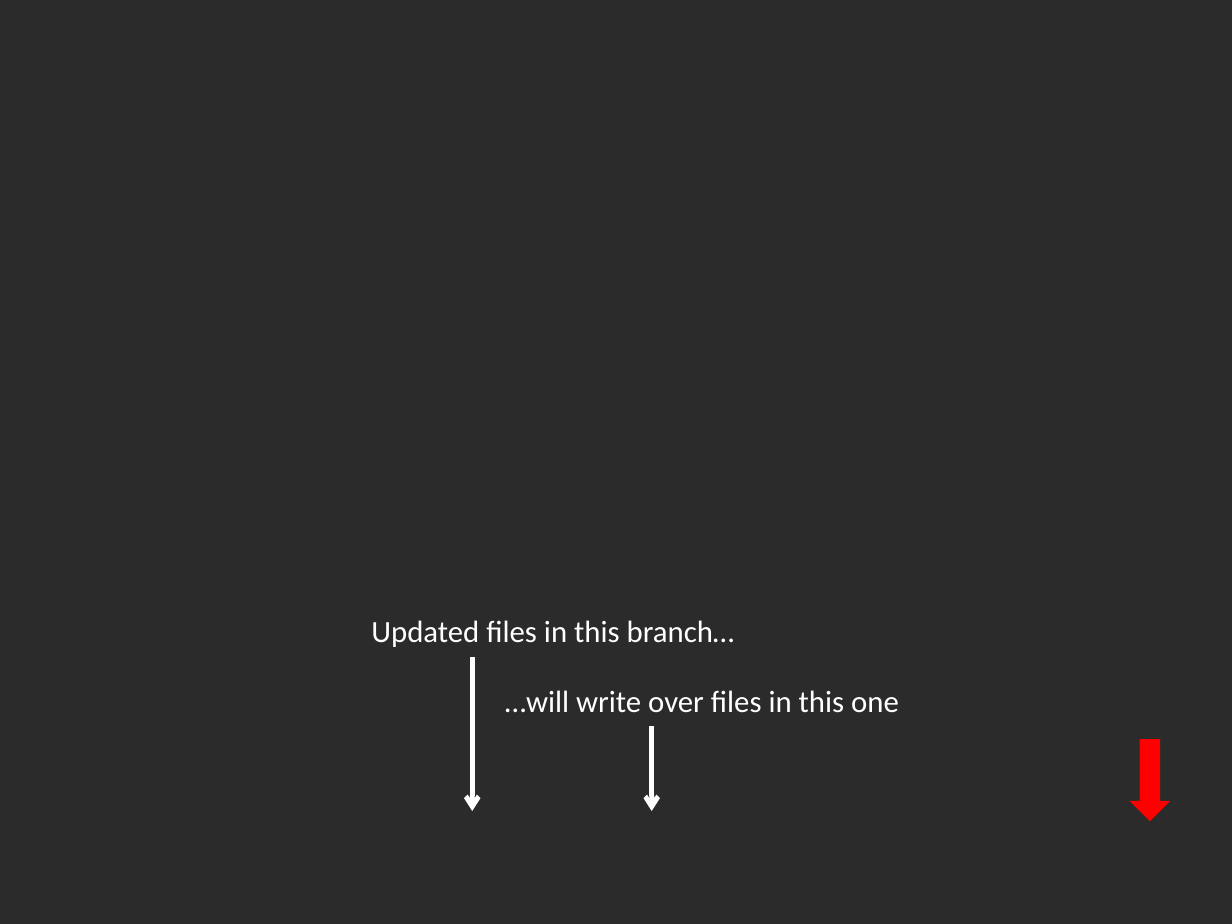
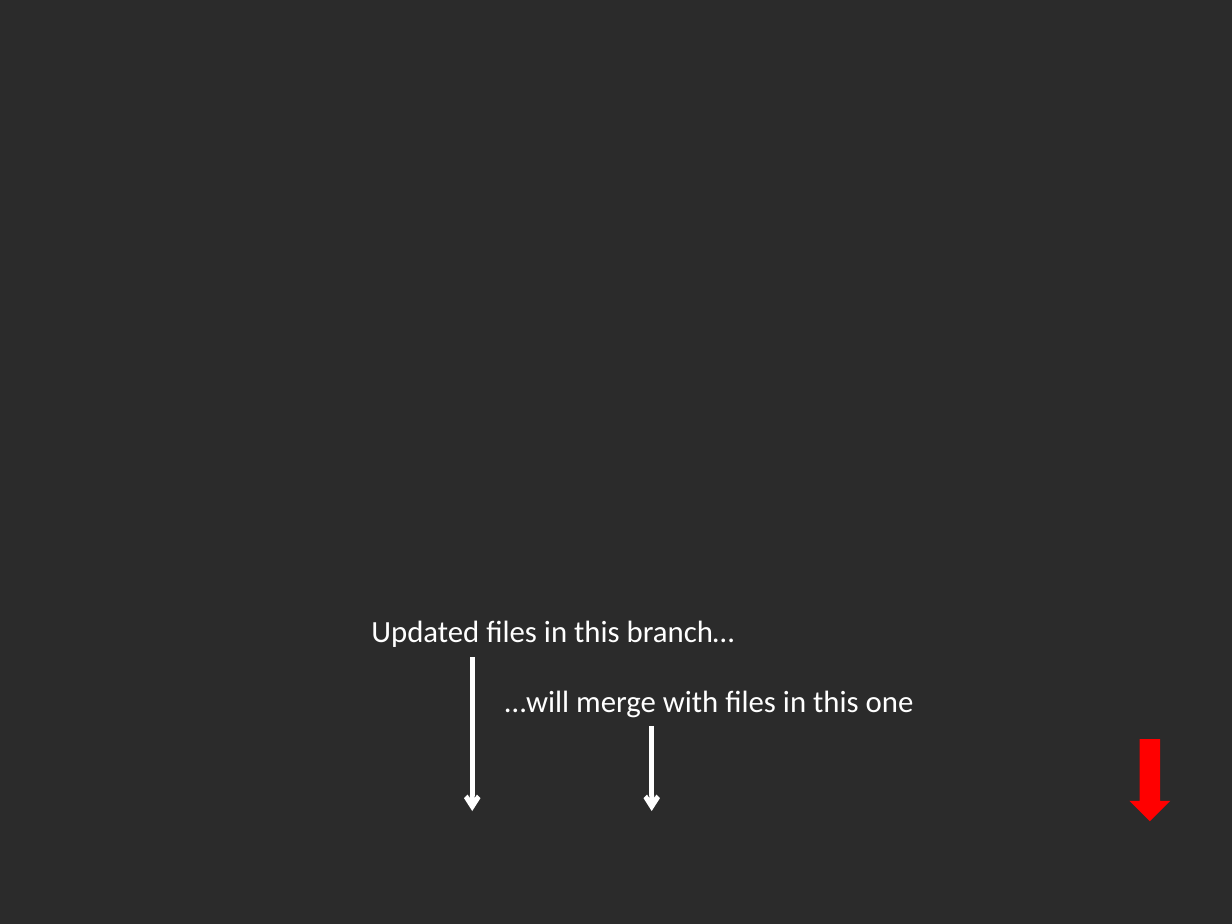
Before and after one commit to heejong/HostPC, a slide deck: slide 37 of Getting Started/Getting Started with Github.pptx. Drawn at 1232x924 pixels with LibreOffice and Linux fonts; fonts in the diff are those of the drawing; background and template pictures are left out; a plain dark background stands for a picture behind light text. Boxes give left, top, right and bottom in pixels: in the first picture for what was removed or moved away, otherwise in the second. Text is boxed around its words. In the diff, an @@ line names an element or a change of style, - is before the commit and + after.

```diff
--- a/Getting Started/Getting Started with Github.pptx
+++ b/Getting Started/Getting Started with Github.pptx
@@ text at (505,690,914,718): text changed @@
-…will write over files in this one
+…will merge with files in this one
```
Also in this commit, not shown: 1 other slide changed, 6 slides added.
